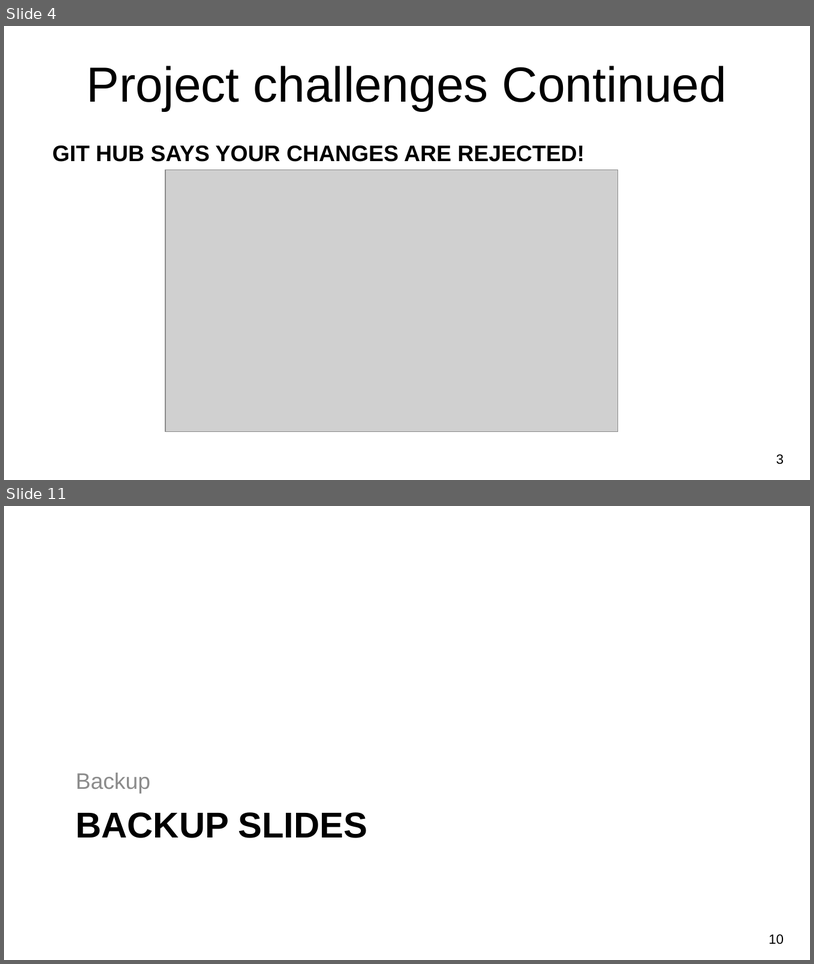
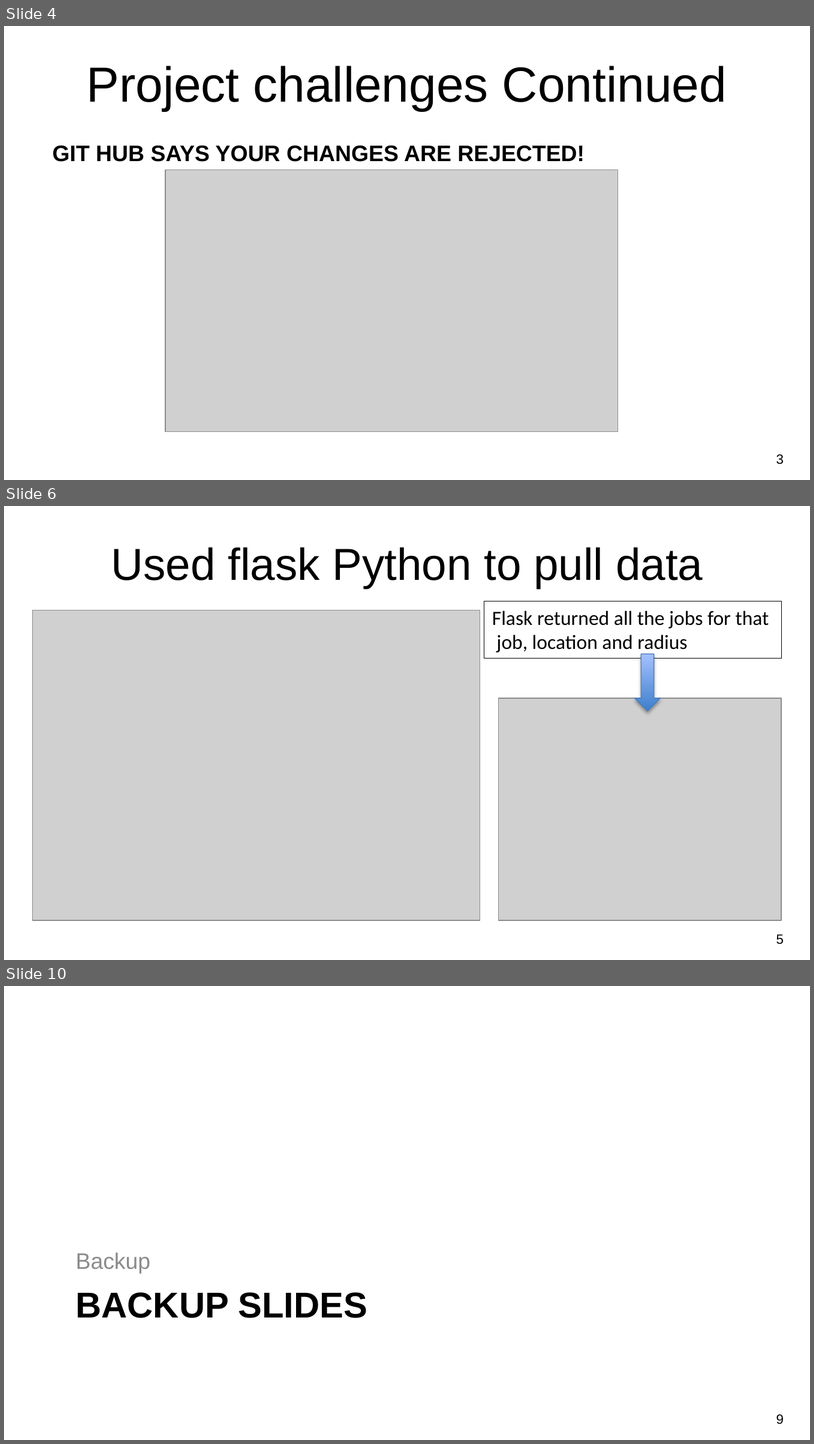
Before and after one commit to owenmeyer3/job-search-challenge, a slide deck: NU-Project2_Jobs Analysis.pptx. Shown one above the other, each under a label of ours: slides 4 and 11 before the commit, slides 4, 6 and 10 after it; the slides between them are not shown. The pictures are 814x964 and 814x1444 pixels, drawn with LibreOffice and Linux fonts; fonts in the diff are those of the drawing; grey boxes stand for pictures; background and template pictures are left out. Boxes give left, top, right and bottom in pixels: in the first picture for what was removed or moved away, otherwise in the second. Text is boxed around its words. In the diff, an @@ line names an element or a change of style, - is before the commit and + after.

```diff
--- a/NU-Project2_Jobs Analysis.pptx
+++ b/NU-Project2_Jobs Analysis.pptx
@@ slide 6 added at bbox=[4, 506, 810, 960], background picture (left out) @@
@@ title added at bbox=[111, 547, 703, 588], 40 pt, text #000000 @@
+Used flask Python to pull data
@@ picture added at bbox=[33, 610, 480, 919] @@
@@ rectangle added at bbox=[485, 601, 782, 658], outline #000000 0.75 pt, 18 pt, text #000000 @@
+Flask returned all the jobs for that job, location and radius
@@ down arrow added at bbox=[635, 654, 660, 711], fill gradient #3F80CE to #A4C4FF, outline #4B7EBC 0.75 pt @@
@@ picture added at bbox=[498, 698, 782, 919] @@
@@ page number added at bbox=[777, 934, 784, 944], 12 pt, text #000000 @@
+5
@@ what was slide 11 is now slide 10 @@
@@ page number at bbox=[777, 1414, 784, 1424]: text changed @@
-10
+9
```
Also in this commit, not shown: 3 slides changed, 3 other slides added, 6 slides removed.
